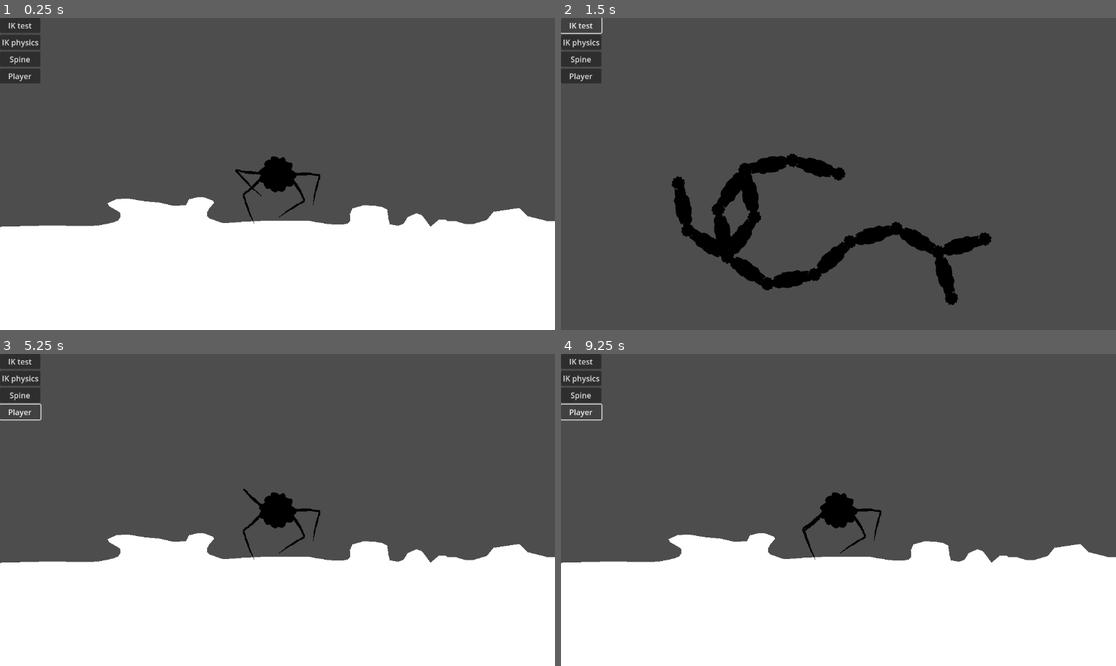
Above: before the commit, frames 1-4 (two rows, left to right).
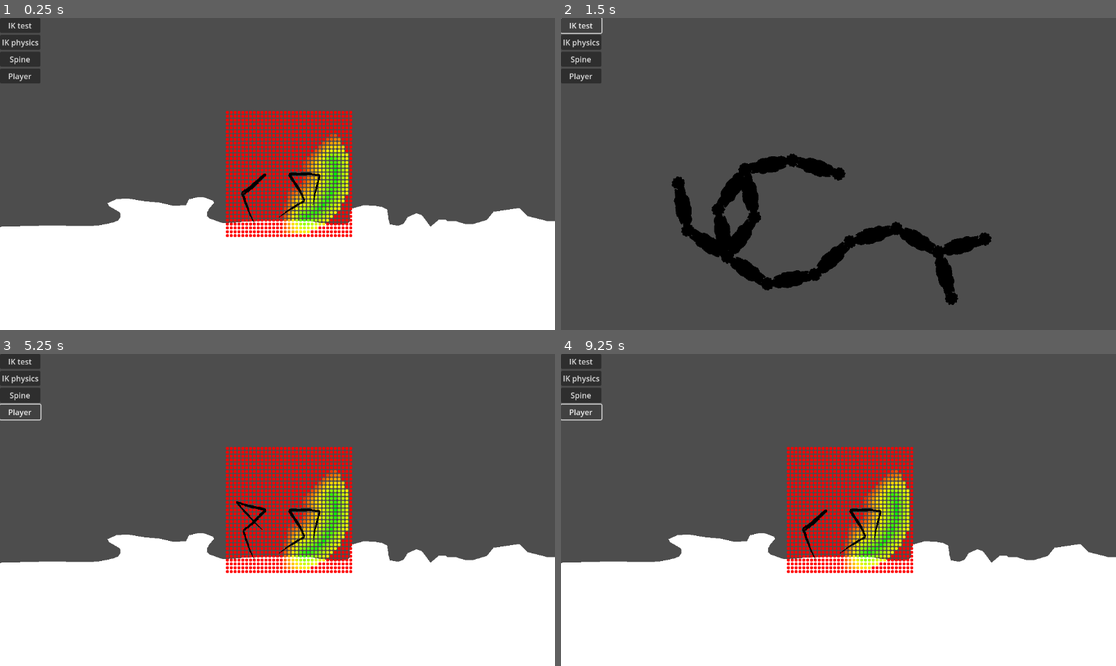
Above: after the commit, the same moments.

Repository: p4triko/CG-2025-Project-Procedural-Animation
Game: Godot game, scene res://scenes/player_testing.tscn
Two runs of this game, one before a commit and one after it. Both use one fixed random seed, a clock stepped at 60 frames per second and the inputs below.
Inputs:
- Up to frame 1 (0.25 s): no input
- Up to frame 2 (1.5 s): click "IK test" at 0.5 s; click "IK test" at 1.25 s
- Up to frame 3 (5.25 s): click "IK physics" at 2 s; click "IK test" at 2.75 s; click "Spine" at 3.5 s; click "IK test" at 4.25 s; click "Player" at 5 s
- Up to frame 4 (9.25 s): click "IK physics" at 5.75 s; click "IK physics" at 6.5 s; click "Spine" at 7.25 s; click "IK physics" at 8 s; click "Player" at 8.75 s

The runs differ from the first frame. In frame 1, 6.0% of the frame differs, in the area x 40-64%, y 29-71%; in frame 2, nothing differs; in frame 3, 6.0%; in frame 4, 5.9%.

Commit message:
Weight function for stepping positions

Diff:
--- a/objects/Node Simulation/sim_node.gd
+++ b/objects/Node Simulation/sim_node.gd
@@ -54,7 +54,6 @@
 """
 Simulation
 """
-# Returns joint that has variables for constraints between some two neighbour joints
 func chain_update(prev_length = 0):
 	# Updatig some variables
 	length = max(prev_length + distance_range.x, distance_range.y)
--- a/objects/Player/player.gd
+++ b/objects/Player/player.gd
@@ -1,4 +1,7 @@
 extends CharacterBody2D
+
+@export var d: Vector4 ## Debug Variables
+@export var debug_gradient: GradientTexture1D
 
 @export_group("Vertical")
 @export var gravity: float = 1.0
@@ -26,6 +29,8 @@
 	legs = left_legs + right_legs
 
 func _physics_process(delta: float) -> void:
+	queue_redraw()
+
 	var input_axis: Vector2 = Vector2(Input.get_axis("game_left", "game_right"), Input.get_axis("game_up", "game_down"))
 	var input_sprint: bool = Input.is_action_pressed("game_sprint")
 
@@ -56,3 +61,36 @@
 		if result:
 			if result.position.distance_to(leg.current_position) > 100:
 				leg.step(result.position)
+
+## Raycasts a bunch to find points where a leg could go
+func get_potential_surfaces() -> Array[Array]:
+	return []
+
+func calculate_weight(pos: Vector2, normal: Vector2, wanted_angle: float, leg_length: float) -> float:
+	# Normal
+	var normal_width = PI * 3/5
+	var normal_sharpness = 4
+	var normal_weight = clamp((1 - abs(normal.angle_to(Vector2.UP)) / normal_width) * normal_sharpness, 0, 1)
+
+	# Distance
+	var rest_distance_ratio = 0.75
+	var distance_weight = clamp(1 - abs(leg_length*rest_distance_ratio/d.z - pos.length()/d.z), 0, 1)
+
+	# Angle
+	var angle_width = d.x
+	var angle_sharpness = d.w
+	var angle_weight = clamp((1 - abs(pos.angle_to(Vector2.from_angle(wanted_angle + PI/2))) * angle_width) * angle_sharpness, 0, 1)
+
+	# Max length
+	var near_cap = 20
+	var max_length_weight = int(leg_length > pos.length() && near_cap < pos.length())
+
+	# Blah
+	return distance_weight * angle_weight * max_length_weight * normal_weight
+
+func _draw():
+	draw_set_transform(Vector2(24, 0))
+	for x in range(-128, 129, 8):
+		for y in range(-128, 129, 8):
+			var weight = calculate_weight(Vector2(x, y), Vector2.UP, d.y, 128)
+			draw_circle(Vector2(x, y), 3, debug_gradient.gradient.sample(weight))
--- a/objects/Player/player.tscn
+++ b/objects/Player/player.tscn
@@ -1,16 +1,28 @@
-[gd_scene load_steps=5 format=3 uid="uid://c0pigba0ihfvs"]
+[gd_scene load_steps=7 format=3 uid="uid://c0pigba0ihfvs"]
 
 [ext_resource type="Script" uid="uid://btxtc8h4my7xj" path="res://objects/Player/player.gd" id="1_fwodp"]
 [ext_resource type="Texture2D" uid="uid://drkij5rd4qwh6" path="res://assets/images/Spider/spider_body.png" id="2_76bfe"]
 [ext_resource type="PackedScene" uid="uid://cq6t7jx8fbq3w" path="res://objects/Player/spider_leg.tscn" id="3_hi0mj"]
+
+[sub_resource type="Gradient" id="Gradient_hi0mj"]
+interpolation_mode = 2
+interpolation_color_space = 2
+offsets = PackedFloat32Array(0, 0.5057252, 1)
+colors = PackedColorArray(1, 0, 0, 1, 1, 0.89624393, 0, 1, 0, 1, 0, 1)
+
+[sub_resource type="GradientTexture1D" id="GradientTexture1D_76bfe"]
+gradient = SubResource("Gradient_hi0mj")
 
 [sub_resource type="CircleShape2D" id="CircleShape2D_8e3mr"]
 radius = 33.13608
 
 [node name="Player" type="CharacterBody2D"]
 script = ExtResource("1_fwodp")
+d = Vector4(0.8, -1.1, 66.44, 2.935)
+debug_gradient = SubResource("GradientTexture1D_76bfe")
 
 [node name="SpiderBody" type="Sprite2D" parent="."]
+visible = false
 texture = ExtResource("2_76bfe")
 
 [node name="Camera2D" type="Camera2D" parent="."]
@@ -18,7 +30,9 @@
 [node name="LegLeft1" parent="." instance=ExtResource("3_hi0mj")]
 unique_name_in_owner = true
 position = Vector2(-24, 0)
+wanted_position = Vector2(-34.807358, 87.84268)
 leg_polarity = true
+leg_reposition_speed = 0.2
 
 [node name="LegLeft2" parent="." instance=ExtResource("3_hi0mj")]
 unique_name_in_owner = true
--- a/project.godot
+++ b/project.godot
@@ -19,6 +19,10 @@
 
 Global="*res://scripts/globals/global.gd"
 SceneMenu="*res://scenes/scene_menu.tscn"
+
+[display]
+
+window/size/always_on_top=true
 
 [dotnet]
 
